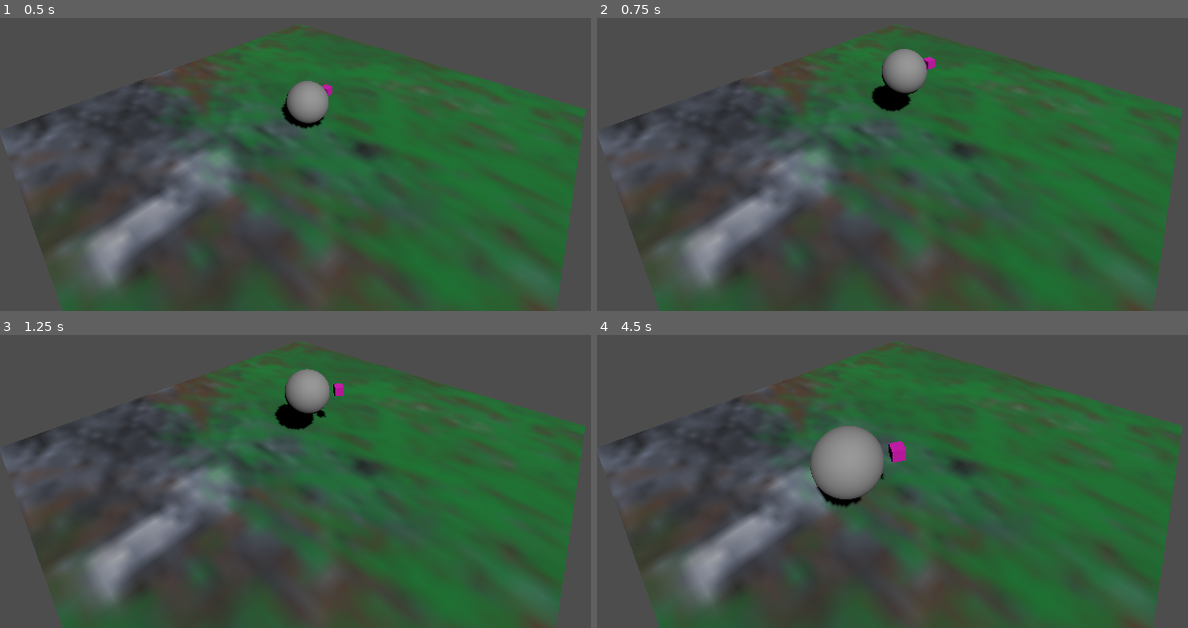
Above: before the commit, frames 1-4 (two rows, left to right).
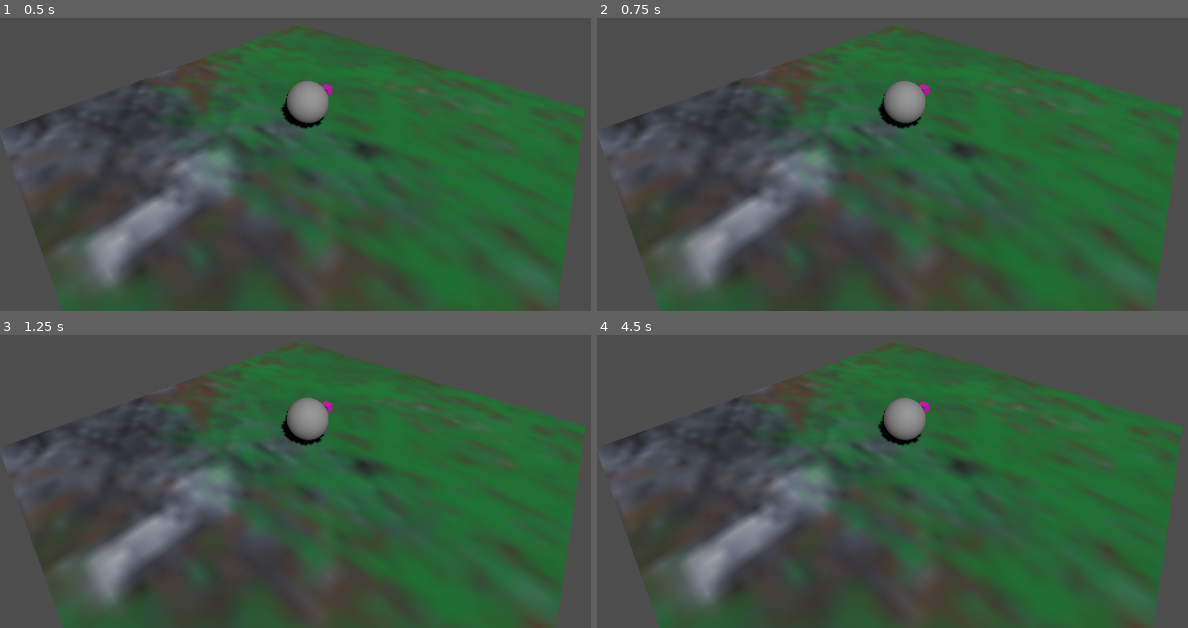
Above: after the commit, the same moments.

Repository: LettucePie/druid
Game: Godot game, scene res://stages/stage_0.tscn
Two runs of this game, one before a commit and one after it. Both use one fixed random seed, a clock stepped at 60 frames per second and the inputs below.
Inputs:
- Up to frame 1 (0.5 s): no input
- Up to frame 2 (0.75 s): tap Enter (ui_accept) at 0.5, 0.6 s; hold Right (ui_right) from 0.53 s (still down)
- Up to frame 3 (1.25 s): keep holding Right (ui_right); tap Enter (ui_accept) at 0.77, 1.07 s
- Up to frame 4 (4.5 s): release Right (ui_right) at 1.28 s; hold Down (ui_down) 1.28-2.03 s; tap Enter (ui_accept) at 1.35, 1.52, 1.82, 2.1, 2.85, 3.02, 3.32, 3.6, 3.77, 4.07, 4.35 s; hold Right (ui_right) 2.03-2.78 s; hold Up (ui_up) 2.78-3.53 s; hold Left (ui_left) from 3.53 s (still down)

Frame 1 is identical in both runs. In frame 2, 1.9% of the frame differs, in the area x 46-58%, y 10-38%; in frame 3, 1.8%; in frame 4, 3.7%, in the area x 36-57%, y 21-59%.

Commit message:
basic input setup

Diff:
--- a/core/player.gd
+++ b/core/player.gd
@@ -14,14 +14,21 @@
 		velocity.y -= gravity * delta
 
 	# Handle Jump.
-	if Input.is_action_just_pressed("ui_accept") and is_on_floor():
+	if Input.is_action_just_pressed("jump") and is_on_floor():
 		velocity.y = JUMP_VELOCITY
 
 	# Get the input direction and handle the movement/deceleration.
 	# As good practice, you should replace UI actions with custom gameplay actions.
-	var input_dir = Input.get_vector("ui_left", "ui_right", "ui_up", "ui_down")
-	rotate_y(delta * (input_dir.x * - 1))
-	var direction = (transform.basis * Vector3(0, 0, input_dir.y)).normalized()
+#	var input_dir = Input.get_vector("ui_left", "ui_right", "ui_up", "ui_down")
+	var input_dir = Vector3(
+		Input.get_axis("stick_l_x-", "stick_l_x+"),
+		0,
+		Input.get_axis("stick_l_y-", "stick_l_y+"))
+	print(input_dir)
+
+#	rotate_y(delta * (input_dir.x * - 1))
+	var direction_orient : Basis = get_viewport().get_camera_3d().transform.basis
+	var direction = (direction_orient * input_dir).normalized()
 	if direction:
 		velocity.x = direction.x * SPEED
 		velocity.z = direction.z * SPEED
@@ -33,4 +40,5 @@
 
 
 func _input(event):
-	print("Player Received Event: ", event)
+	pass
+#	print("Player Received Event: ", event)
--- a/core/player.tscn
+++ b/core/player.tscn
@@ -14,7 +14,7 @@
 material = SubResource("StandardMaterial3D_wh7jq")
 size = Vector3(0.2, 0.2, 0.2)
 
-[node name="player" type="CharacterBody3D"]
+[node name="player" type="CharacterBody3D" groups=["player"]]
 transform = Transform3D(1, 0, 0, 0, 1, 0, 0, 0, 1, 0, 1.96485, 0)
 script = ExtResource("1_dpv4o")
 
@@ -24,7 +24,7 @@
 [node name="MeshInstance3D" type="MeshInstance3D" parent="."]
 mesh = SubResource("SphereMesh_0fjhr")
 
-[node name="Player_Cam" type="Camera3D" parent="."]
+[node name="Player_Cam" type="Camera3D" parent="." groups=["player_camera"]]
 transform = Transform3D(1, 0, 0, 0, 0.986873, 0.1615, 0, -0.1615, 0.986873, 0, 1.14094, 4.97653)
 
 [node name="MeshInstance3D2" type="MeshInstance3D" parent="."]
--- a/project.godot
+++ b/project.godot
@@ -20,6 +20,54 @@
 window/size/viewport_width=640
 window/size/viewport_height=472
 
+[input]
+
+jump={
+"deadzone": 0.5,
+"events": [Object(InputEventJoypadButton,"resource_local_to_scene":false,"resource_name":"","device":-1,"button_index":0,"pressure":0.0,"pressed":false,"script":null)
+]
+}
+stick_l_x-={
+"deadzone": 0.15,
+"events": [Object(InputEventJoypadMotion,"resource_local_to_scene":false,"resource_name":"","device":-1,"axis":0,"axis_value":-1.0,"script":null)
+]
+}
+stick_l_y-={
+"deadzone": 0.15,
+"events": [Object(InputEventJoypadMotion,"resource_local_to_scene":false,"resource_name":"","device":-1,"axis":1,"axis_value":-1.0,"script":null)
+]
+}
+stick_r_x-={
+"deadzone": 0.15,
+"events": [Object(InputEventJoypadMotion,"resource_local_to_scene":false,"resource_name":"","device":-1,"axis":2,"axis_value":-1.0,"script":null)
+]
+}
+stick_r_y-={
+"deadzone": 0.15,
+"events": [Object(InputEventJoypadMotion,"resource_local_to_scene":false,"resource_name":"","device":-1,"axis":3,"axis_value":-1.0,"script":null)
+]
+}
+stick_l_x+={
+"deadzone": 0.5,
+"events": [Object(InputEventJoypadMotion,"resource_local_to_scene":false,"resource_name":"","device":-1,"axis":0,"axis_value":1.0,"script":null)
+]
+}
+stick_l_y+={
+"deadzone": 0.5,
+"events": [Object(InputEventJoypadMotion,"resource_local_to_scene":false,"resource_name":"","device":-1,"axis":1,"axis_value":1.0,"script":null)
+]
+}
+stick_r_x+={
+"deadzone": 0.5,
+"events": [Object(InputEventJoypadMotion,"resource_local_to_scene":false,"resource_name":"","device":-1,"axis":2,"axis_value":1.0,"script":null)
+]
+}
+stick_r_y+={
+"deadzone": 0.5,
+"events": [Object(InputEventJoypadMotion,"resource_local_to_scene":false,"resource_name":"","device":-1,"axis":3,"axis_value":1.0,"script":null)
+]
+}
+
 [rendering]
 
 renderer/rendering_method="mobile"
